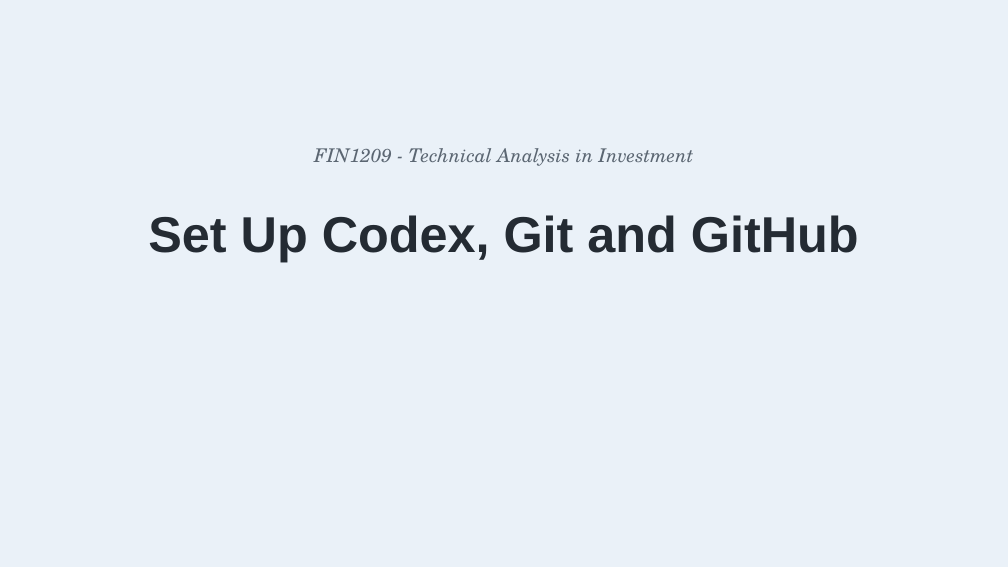
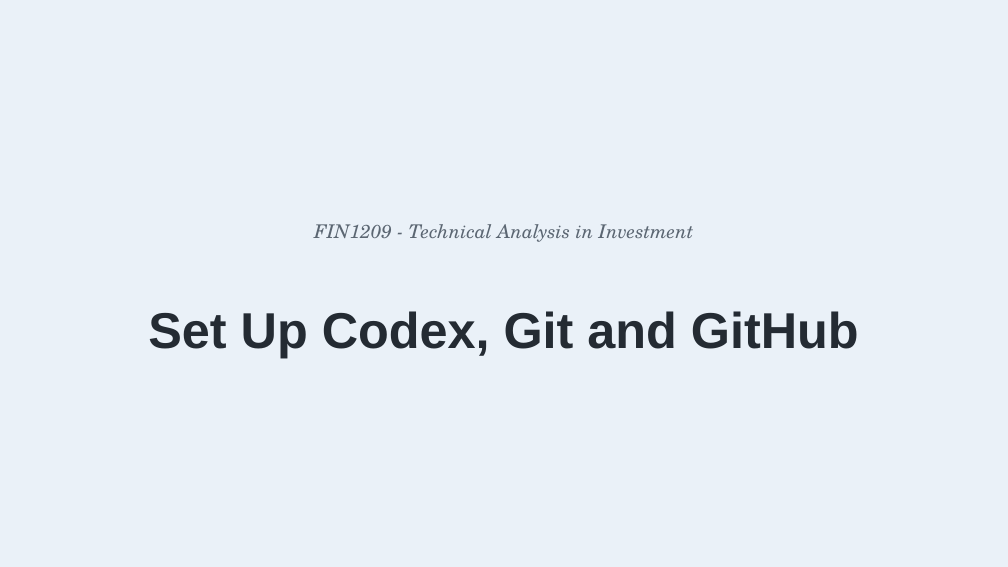
Before and after one commit to benjiesotelo-sudo/Telos_FIN1209, a slide deck: slide 1 of special-lecture/FIN1209-Special-Lecture-1-Setup.pptx. Drawn at 1008x567 pixels with LibreOffice and Linux fonts; fonts in the diff are those of the drawing. Boxes give left, top, right and bottom in pixels: in the first picture for what was removed or moved away, otherwise in the second. Text is boxed around its words. In the diff, an @@ line names an element or a change of style, - is before the commit and + after.

```diff
--- a/special-lecture/FIN1209-Special-Lecture-1-Setup.pptx
+++ b/special-lecture/FIN1209-Special-Lecture-1-Setup.pptx
@@ text "FIN1209 - Technical Analysis in ...": place and size @@
-text "FIN1209 - Technical Analysis in ..." at bbox=[314, 148, 694, 166]
+text "FIN1209 - Technical Analysis in ..." at bbox=[314, 224, 694, 242]
@@ text "Set Up Codex, Git and ...": place and size @@
-text "Set Up Codex, Git and ..." at bbox=[148, 215, 859, 262]
+text "Set Up Codex, Git and ..." at bbox=[148, 311, 859, 358]
```
Also in this commit, not shown: 10 other slides changed, 1 slide added, 1 slide removed, 10 other files.
